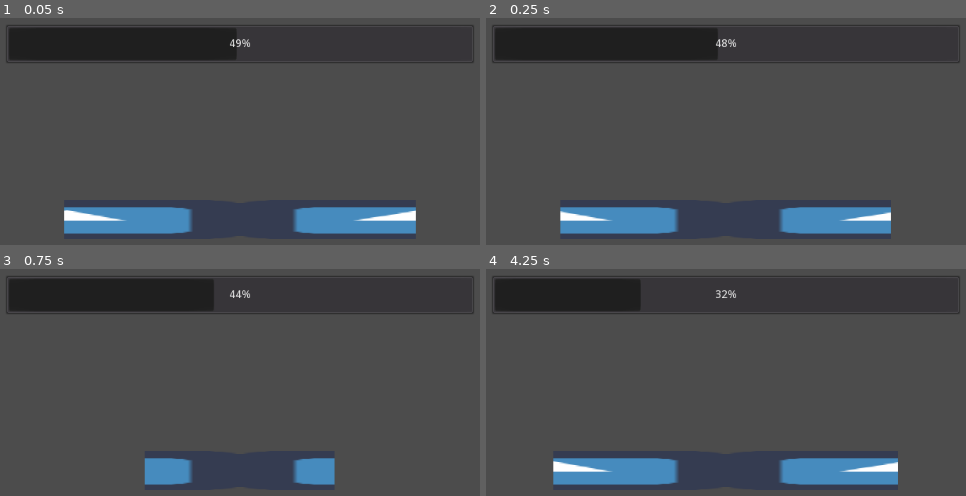
Above: before the commit, frames 1-4 (two rows, left to right).
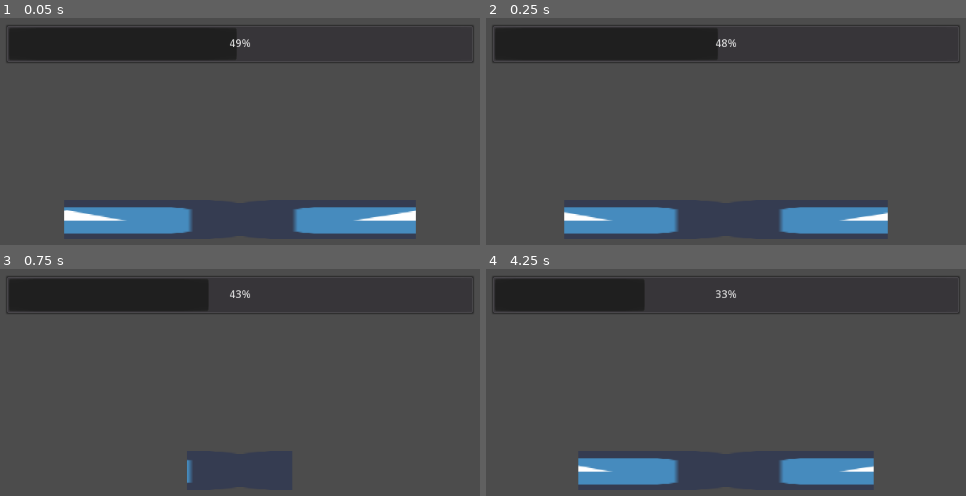
Above: after the commit, the same moments.

Repository: chris-janidlo/mini-jam-114
Game: Godot game, scene res://levels/Main.tscn
Same seed, same stepped clock (60 frames per second), same inputs: the game is played once before the commit and once after it. The project has no main scene, so this scene is started directly. The engine's default icon, where the game draws it, is replaced by a stand-in: a white triangle on a blue panel in a dark square.
Inputs:
- Up to frame 1 (0.05 s): no input
- Up to frame 2 (0.25 s): no input
- Up to frame 3 (0.75 s): no input
- Up to frame 4 (4.25 s): tap Enter at 2 s; tap Space at 2.75 s

Frame 1 is identical in both runs. In frame 2, 0.2% of the frame differs, in the area x 15-85%, y 83-96%; in frame 3, 2.2%, in the area x 30-70%, y 5-96%; in frame 4, 1.4%.

Commit message:
Make it even harder

Diff:
--- a/Beam Manager.tscn
+++ b/Beam Manager.tscn
@@ -56,9 +56,9 @@
 
 [node name="Beam Manager" type="Node2D"]
 script = ExtResource( 1 )
-meter_push_accel = 20.0
-meter_push_cut_speed = 20.0
-meter_decel = 80.0
+meter_push_accel = 30.0
+meter_push_cut_speed = 30.0
+meter_decel = 120.0
 overexert_stun_time = 3.0
 power_by_meter_position = [ SubResource( 9 ), SubResource( 10 ), SubResource( 1 ), SubResource( 2 ), SubResource( 4 ), SubResource( 5 ), SubResource( 6 ), SubResource( 7 ), SubResource( 3 ) ]
 fluctuation_amount_by_power = SubResource( 8 )
